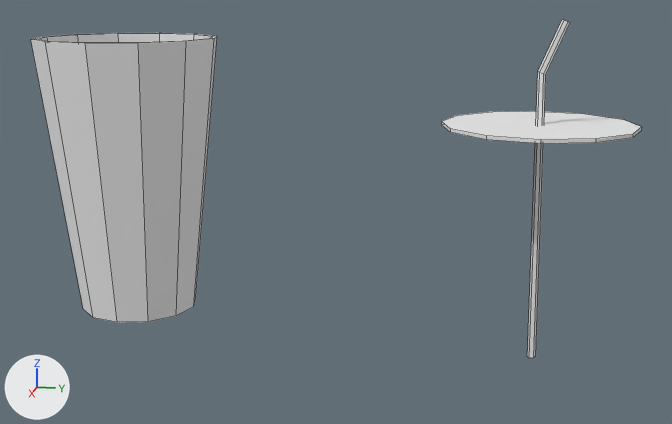
The Blender file Assets/Models/DrinkParts.blend: old version first, new version second.
Both versions are drawn from a camera (50 mm lens) standing at (2.18, 0.96, 0.47) and looking at (-0.004, 0.523, -0.076). Arrows for +X, +Y and +Z are at lower left; the lights stay in place. Mesh edges are drawn as thin lines.

Names of what the first picture shows: 'Empty Cup', 'Lid'.
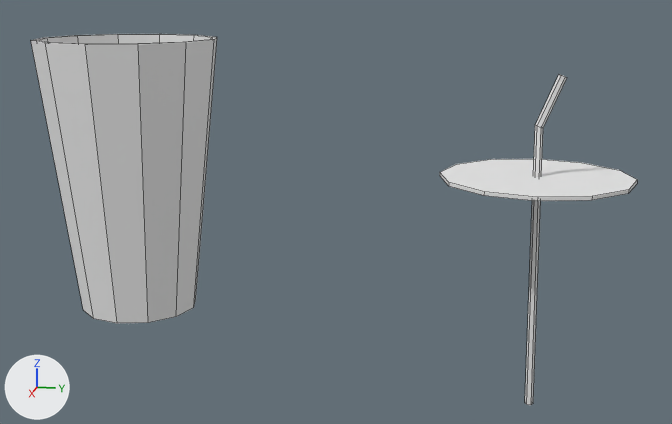
The edits, one by one:
me_cylinder_001 has 42 vertices, 27 faces and spans x -0.225..0.225, y -0.538..0.27, z -0.233..0.217.
me_cylinder_001 is used by ob_lid; location (0.0, 1.008, 0.122); rotation (1.571, 0.0, -3.142), in degrees (90, 0, -180).
me_cylinder_001 part 1: the whole mesh is moved by (0.0, 0.0, 0.008).
Object 'Lid' (ob_lid) moves from (0.0, 1.008, 0.122) to (0.0, 1.0, 0.0).

Location of each change, (x1, y1, x2, y2) in pixels of the pictures (672 x 424 px):
'Lid', moved: before (441, 19, 641, 358); after (440, 74, 637, 405)
